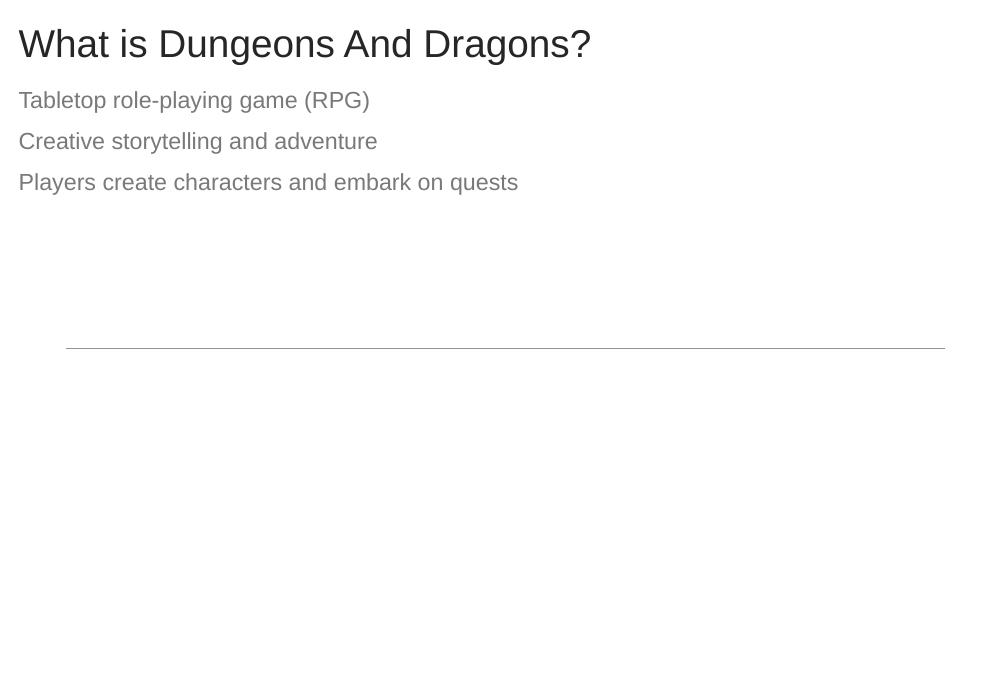
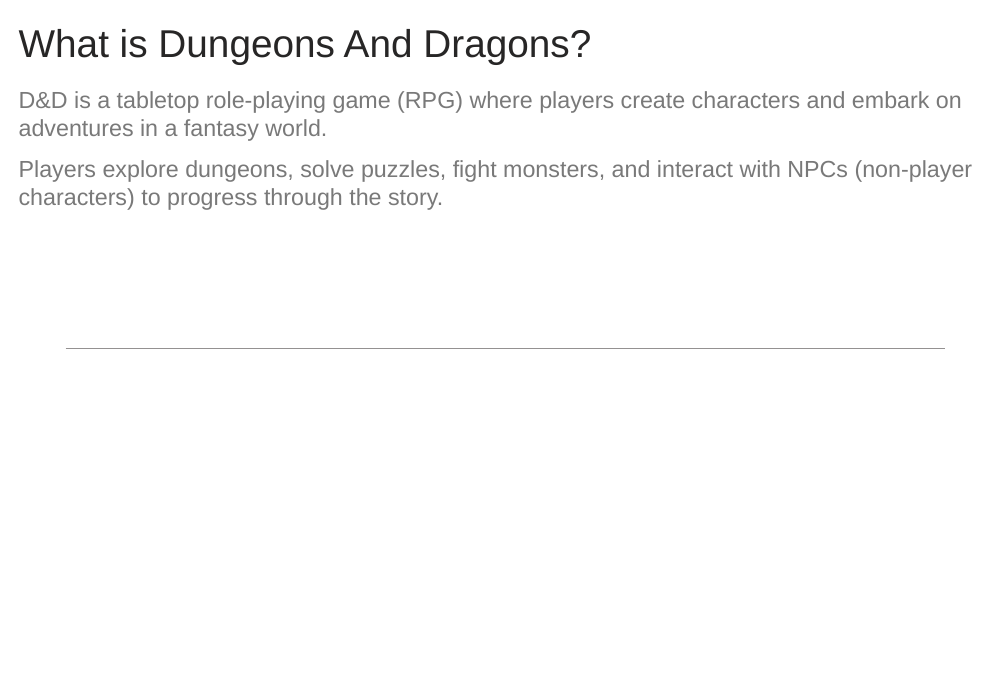
Before and after one commit to manu-sapiens/text2pptx, a slide deck: slide 3 of out/test_output_option_5.pptx.final.pptx (slide 2 before the commit). Drawn at 1008x698 pixels with LibreOffice and Linux fonts; fonts in the diff are those of the drawing. Boxes give left, top, right and bottom in pixels: in the first picture for what was removed or moved away, otherwise in the second. Text is boxed around its words. In the diff, an @@ line names an element or a change of style, - is before the commit and + after.

```diff
--- a/out/test_output_option_5.pptx.final.pptx
+++ b/out/test_output_option_5.pptx.final.pptx
@@ text at (x1=19, y1=91, x2=973, y2=210): text changed @@
-Tabletop role-playing game (RPG)
-Creative storytelling and adventure
-Players create characters and embark on quests
+D&D is a tabletop role-playing game (RPG) where players create characters and embark on adventures in a fantasy world.
+Players explore dungeons, solve puzzles, fight monsters, and interact with NPCs (non-player characters) to progress through the story.
```
Also in this commit, not shown: 5 other slides changed, 3 slides added, 10 slides removed, 5 other files.
